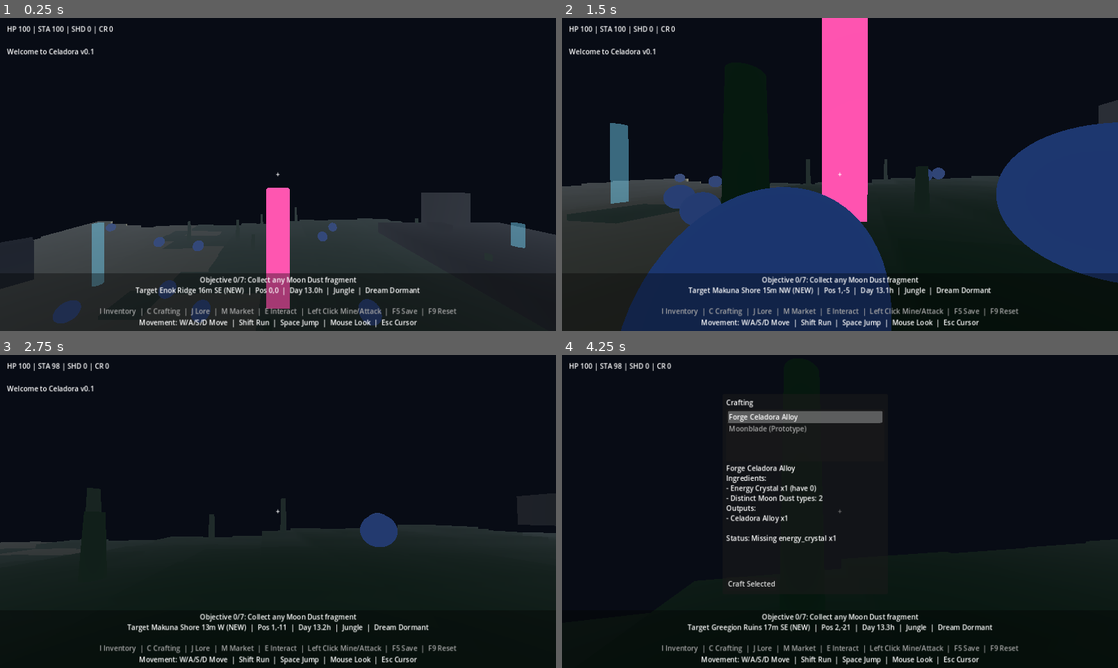
Above: before the commit, frames 1-4 (two rows, left to right).
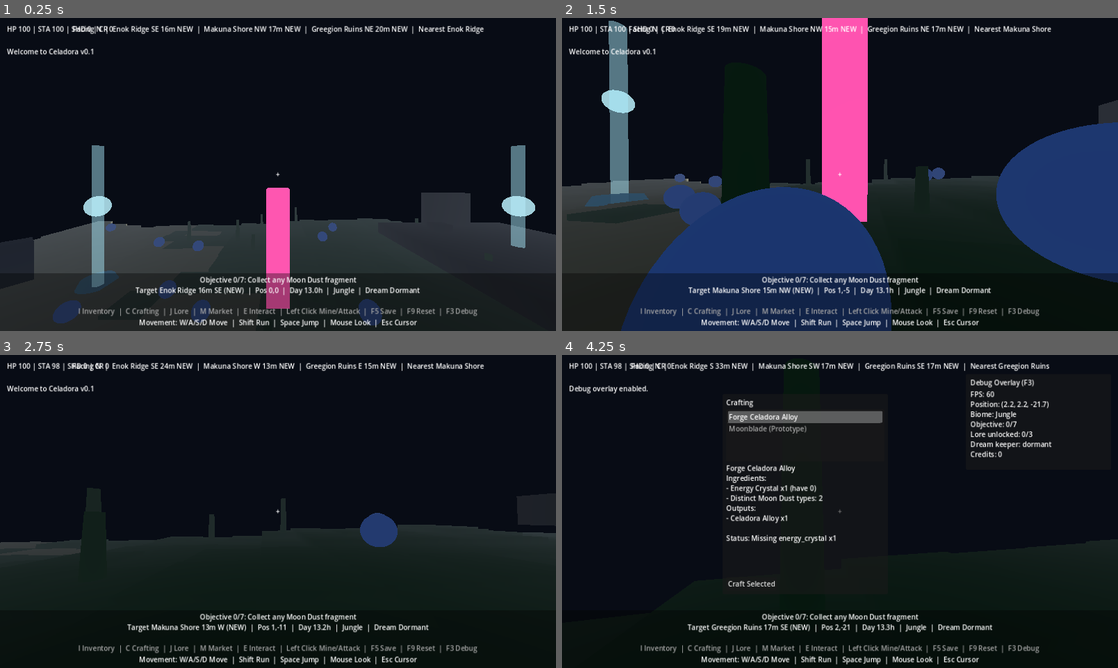
Above: after the commit, the same moments.

Repository: parisvega/Celadora
Game: Godot game, scene res://scenes/Main.tscn
Same seed, same stepped clock (60 frames per second), same inputs: the game is played once before the commit and once after it.
Inputs (mouse positions are in pixels of both pictures, inside the frame that each line leads up to):
- Up to frame 1 (0.25 s): no input
- Up to frame 2 (1.5 s): tap Enter at 0.5 s; move the mouse to (867, 174) at 0.52 s; hold Shift (run) 0.53-1.28 s; hold W (move_forward) from 0.53 s (still down); click (867, 174) at 0.67 s; tap Space (jump) at 0.77 s; move the mouse to (812, 174) at 1.27 s; tap E (interact) at 1.35 s
- Up to frame 3 (2.75 s): keep holding W (move_forward); tap Space (jump) at 1.52 s; tap Shift (run) at 1.55 s; move the mouse to (289, 505) at 2.02 s; hold Shift (run) from 2.03 s (still down); click (289, 505) at 2.1 s
- Up to frame 4 (4.25 s): keep holding W (move_forward); move the mouse to (834, 517) at 2.77 s; release Shift (run) at 2.78 s; tap Shift (run) at 2.85 s; click (834, 517) at 2.92 s; tap Space (jump) at 3.02, 3.77 s; move the mouse to (878, 514) at 3.52 s; hold Shift (run) from 3.53 s (still down); tap C (toggle_crafting) at 3.6 s; tap F3 (toggle_debug, bound only after the commit) at 4.15 s

The runs differ from the first frame. In frame 1, 3.8% of the frame differs, in the area x 13-97%, y 2-96%; in frame 2, 4.0%, in the area x 4-88%, y 0-96%; in frame 3, 1.8%; in frame 4, 3.0%.

Commit message:
Add compass, debug overlay, beacon polish, and event envelopes

Diff:
--- a/scenes/ui/HUD.tscn
+++ b/scenes/ui/HUD.tscn
@@ -23,6 +23,48 @@
 offset_top = 14.0
 offset_right = 540.0
 offset_bottom = 38.0
+text = ""
+
+[node name="CompassLabel" type="Label" parent="."]
+anchors_preset = 10
+anchor_left = 0.5
+anchor_right = 0.5
+offset_left = -360.0
+offset_top = 14.0
+offset_right = 360.0
+offset_bottom = 38.0
+grow_horizontal = 2
+horizontal_alignment = 1
+vertical_alignment = 1
+text = ""
+
+[node name="DebugPanel" type="Panel" parent="."]
+visible = false
+anchors_preset = 1
+anchor_left = 1.0
+anchor_right = 1.0
+offset_left = -350.0
+offset_top = 44.0
+offset_right = -16.0
+offset_bottom = 264.0
+grow_horizontal = 0
+
+[node name="DebugVBox" type="VBoxContainer" parent="DebugPanel"]
+anchors_preset = 15
+anchor_right = 1.0
+anchor_bottom = 1.0
+offset_left = 10.0
+offset_top = 8.0
+offset_right = -10.0
+offset_bottom = -8.0
+
+[node name="DebugTitle" type="Label" parent="DebugPanel/DebugVBox"]
+text = "Debug Overlay (F3)"
+
+[node name="DebugBody" type="RichTextLabel" parent="DebugPanel/DebugVBox"]
+bbcode_enabled = false
+fit_content = true
+scroll_active = false
 text = ""
 
 [node name="HelpLabel" type="Label" parent="."]
--- a/scenes/world/LocationMarker.tscn
+++ b/scenes/world/LocationMarker.tscn
@@ -1,30 +1,63 @@
-[gd_scene load_steps=5 format=3]
+[gd_scene load_steps=8 format=3]
 
 [ext_resource type="Script" path="res://scripts/world/location_marker.gd" id="1"]
 
 [sub_resource type="CylinderShape3D" id="1"]
 radius = 2.6
-height = 4.2
+height = 8.2
 
 [sub_resource type="CylinderMesh" id="2"]
 top_radius = 0.3
 bottom_radius = 0.3
-height = 4.0
+height = 9.0
 
 [sub_resource type="StandardMaterial3D" id="3"]
-albedo_color = Color(0.53, 0.86, 1, 0.45)
+albedo_color = Color(0.53, 0.86, 1, 0.48)
 emission_enabled = true
-emission = Color(0.34, 0.74, 1, 1)
+emission = Color(0.36, 0.75, 1, 1)
+transparency = 1
+shading_mode = 0
+
+[sub_resource type="SphereMesh" id="4"]
+radius = 0.62
+height = 1.24
+
+[sub_resource type="StandardMaterial3D" id="5"]
+albedo_color = Color(0.62, 0.9, 1, 0.9)
+emission_enabled = true
+emission = Color(0.66, 0.92, 1, 1)
+transparency = 1
+shading_mode = 0
+
+[sub_resource type="CylinderMesh" id="6"]
+top_radius = 0.85
+bottom_radius = 1.05
+height = 0.42
+
+[sub_resource type="StandardMaterial3D" id="7"]
+albedo_color = Color(0.22, 0.3, 0.36, 0.9)
+emission_enabled = true
+emission = Color(0.08, 0.2, 0.27, 1)
 transparency = 1
 
 [node name="LocationMarker" type="Area3D"]
 script = ExtResource("1")
 
 [node name="CollisionShape3D" type="CollisionShape3D" parent="."]
-position = Vector3(0, 2.1, 0)
+position = Vector3(0, 4.1, 0)
 shape = SubResource("1")
 
+[node name="BeaconBase" type="MeshInstance3D" parent="."]
+position = Vector3(0, 0.2, 0)
+mesh = SubResource("6")
+material_override = SubResource("7")
+
 [node name="BeaconMesh" type="MeshInstance3D" parent="."]
-position = Vector3(0, 2.0, 0)
+position = Vector3(0, 4.5, 0)
 mesh = SubResource("2")
 material_override = SubResource("3")
+
+[node name="TopOrb" type="MeshInstance3D" parent="."]
+position = Vector3(0, 5.1, 0)
+mesh = SubResource("4")
+material_override = SubResource("5")
--- a/scripts/controllers/player_controller.gd
+++ b/scripts/controllers/player_controller.gd
@@ -157,11 +157,16 @@
 	_attack_cd_left = attack_cooldown
 	var damage = base_damage * (1.0 + GameServices.inventory_service.get_modifier_value("damage_bonus", 0.0))
 	enemy.take_damage(damage)
-	GameServices.network_service.submit_combat_event({
-		"type": "player_attack",
+	var event_payload: Dictionary = {
 		"damage": damage,
-		"target": enemy.name
-	})
+		"target": enemy.name,
+		"player_position": [global_position.x, global_position.y, global_position.z]
+	}
+	var event_envelope: Dictionary = GameServices.network_service.wrap_client_event(
+		"combat.player_attack",
+		event_payload
+	)
+	GameServices.network_service.submit_combat_event(event_envelope)
 
 func receive_damage(amount: float) -> void:
 	if amount > 0.0:
@@ -233,6 +238,7 @@
 	_bind_action("toggle_market", KEY_M)
 	_bind_action("save_game", KEY_F5)
 	_bind_action("reset_progress", KEY_F9)
+	_bind_action("toggle_debug", KEY_F3)
 	_bind_action("toggle_mouse", KEY_ESCAPE)
 
 	if not InputMap.has_action("primary_action"):
--- a/scripts/services/marketplace_service.gd
+++ b/scripts/services/marketplace_service.gd
@@ -51,6 +51,14 @@
 			_listings.remove_at(i)
 		else:
 			_listings[i] = listing
+		var buy_event: Dictionary = _network_service.wrap_client_event("market.buy", {
+			"listing_id": listing_id,
+			"item_id": item_id,
+			"quantity": quantity,
+			"unit_price": unit_price,
+			"total": total
+		})
+		_network_service.submit_market_order(buy_event)
 		listings_updated.emit()
 		var result = {"ok": true, "reason": "Purchased %d x %s" % [quantity, item_id]}
 		transaction_completed.emit(result)
@@ -76,6 +84,13 @@
 		"seller": "Player"
 	}
 	_listings.append(listing)
+	var sell_event: Dictionary = _network_service.wrap_client_event("market.sell", {
+		"listing_id": listing["id"],
+		"item_id": item_id,
+		"quantity": quantity,
+		"unit_price": unit_price
+	})
+	_network_service.submit_market_order(sell_event)
 	listings_updated.emit()
 	var result = {"ok": true, "reason": "Listed %d x %s" % [quantity, item_id], "listing": listing}
 	transaction_completed.emit(result)
--- a/scripts/services/network/network_service.gd
+++ b/scripts/services/network/network_service.gd
@@ -1,4 +1,6 @@
 extends Node
+
+var _event_sequence: int = 0
 
 func connect_player(_profile: Dictionary) -> Dictionary:
 	return _not_implemented("connect_player")
@@ -15,5 +17,16 @@
 func submit_combat_event(_event_payload: Dictionary) -> Dictionary:
 	return _not_implemented("submit_combat_event")
 
+func wrap_client_event(event_type: String, payload: Dictionary, context: Dictionary = {}) -> Dictionary:
+	_event_sequence += 1
+	return {
+		"id": "evt_%d_%d" % [Time.get_ticks_msec(), _event_sequence],
+		"type": event_type,
+		"timestamp_unix_sec": Time.get_unix_time_from_system(),
+		"payload": payload.duplicate(true),
+		"context": context.duplicate(true),
+		"schema_version": "v0.1"
+	}
+
 func _not_implemented(method_name: String) -> Dictionary:
 	return {"ok": false, "error": "%s is not implemented." % method_name, "data": {}}
--- a/scripts/ui/hud_controller.gd
+++ b/scripts/ui/hud_controller.gd
@@ -2,6 +2,7 @@
 
 @onready var damage_flash: ColorRect = $DamageFlash
 @onready var stats_label: Label = $StatsLabel
+@onready var compass_label: Label = $CompassLabel
 @onready var objective_label: Label = $ObjectiveLabel
 @onready var world_status_label: Label = $WorldStatusLabel
 @onready var help_label: Label = $HelpLabel
@@ -13,6 +14,8 @@
 @onready var crafting_panel: Panel = $CraftingPanel
 @onready var lore_panel: Panel = $LoreJournalPanel
 @onready var marketplace_panel: Panel = $MarketplacePanel
+@onready var debug_panel: Panel = $DebugPanel
+@onready var debug_body: RichTextLabel = $DebugPanel/DebugVBox/DebugBody
 
 var _player: Node = null
 var _message_time_left: float = 0.0
@@ -23,6 +26,8 @@
 var _dream_keeper_spawner: Node = null
 var _damage_flash_alpha: float = 0.0
 var _all_objectives_announced: bool = false
+var _debug_overlay_visible: bool = false
+var _debug_refresh_left: float = 0.0
 
 const OBJECTIVE_ORDER = [
 	"collect_dust",
@@ -59,10 +64,13 @@
 func _ready() -> void:
 	add_to_group("hud")
 	crosshair.text = "+"
-	help_label.text = "I Inventory  |  C Crafting  |  J Lore  |  M Market  |  E Interact  |  Left Click Mine/Attack  |  F5 Save  |  F9 Reset"
+	help_label.text = "I Inventory  |  C Crafting  |  J Lore  |  M Market  |  E Interact  |  Left Click Mine/Attack  |  F5 Save  |  F9 Reset  |  F3 Debug"
 	movement_label.text = "Movement: W/A/S/D Move  |  Shift Run  |  Space Jump  |  Mouse Look  |  Esc Cursor"
+	compass_label.text = "Facing N"
 	objective_label.text = "Objective: Initializing..."
 	world_status_label.text = "World: ..."
+	debug_panel.visible = false
+	debug_body.text = ""
 	_set_all_panels_hidden()
 	_cache_world_refs()
 
@@ -103,10 +111,13 @@
 		toggle_panel("lore")
 	if Input.is_action_just_pressed("toggle_market"):
 		toggle_panel("market")
+	if Input.is_action_just_pressed("toggle_debug"):
+		_toggle_debug_overlay()
 
 	_update_stats_text()
 	_update_world_status(delta)
 	_update_damage_flash(delta)
+	_update_debug_overlay(delta)
 
 func toggle_panel(name: String) -> void:
 	match name:
@@ -311,6 +322,7 @@
 	var target_distance: int = int(nav.get("distance_m", 0))
 	var target_direction: String = str(nav.get("direction", "N"))
 	var target_state: String = "DONE" if bool(nav.get("unlocked", false)) else "NEW"
+	_update_compass_text(nav)
 
 	world_status_label.text = "Target %s %dm %s (%s)  |  Pos %.0f,%.0f  |  %s %.1fh  |  %s  |  Dream %s" % [
 		target_text,
@@ -334,6 +346,115 @@
 		return
 	if warnings.size() > 0:
 		push_message("Data loaded with warnings.")
+
+func _update_compass_text(current_nav: Dictionary) -> void:
+	if _player == null:
+		compass_label.text = "Facing N"
+		return
+
+	var forward: Vector3 = -_player.global_transform.basis.z
+	var facing: String = _cardinal_from_delta(Vector2(forward.x, forward.z))
+
+	var parts: Array[String] = []
+	parts.append("Facing %s" % facing)
+	for location_id in LORE_ROUTE:
+		var location: Dictionary = GameServices.data_service.get_location(location_id)
+		if location.is_empty():
+			continue
+		var position_values: Array = location.get("position", [])
+		if position_values.size() != 3:
+			continue
+		var target: Vector3 = Vector3(
+			float(position_values[0]),
+			float(position_values[1]),
+			float(position_values[2])
+		)
+		var planar_delta: Vector2 = Vector2(
+			target.x - _player.global_position.x,
+			target.z - _player.global_position.z
+		)
+		var direction: String = _cardinal_from_delta(planar_delta)
+		var distance_m: int = int(round(planar_delta.length()))
+		var is_unlocked: bool = GameServices.lore_journal_service.is_unlocked(location_id)
+		var marker_state: String = "DONE" if is_unlocked else "NEW"
+		parts.append("%s %s %dm %s" % [
+			str(LOCATION_SHORT_NAMES.get(location_id, location_id)),
+			direction,
+			distance_m,
+			marker_state
+		])
+
+	if current_nav.has("id"):
+		var nav_id: String = str(current_nav.get("id", ""))
+		if nav_id != "none":
+			parts.append("Nearest %s" % str(current_nav.get("name", nav_id)))
+
+	compass_label.text = _join_parts(parts, "  |  ")
+
+func _toggle_debug_overlay() -> void:
+	_debug_overlay_visible = not _debug_overlay_visible
+	debug_panel.visible = _debug_overlay_visible
+	if _debug_overlay_visible:
+		_debug_refresh_left = 0.0
+		push_message("Debug overlay enabled.")
+	else:
+		push_message("Debug overlay disabled.")
+
+func _update_debug_overlay(delta: float) -> void:
+	if not _debug_overlay_visible:
+		return
+	_debug_refresh_left -= delta
+	if _debug_refresh_left > 0.0:
+		return
+	_debug_refresh_left = 0.2
+	if _player == null:
+		debug_body.text = "Waiting for player..."
+		return
+
+	var objective_done: int = 0
+	for objective_id in OBJECTIVE_ORDER:
+		if bool(_objective_state.get(objective_id, false)):
+			objective_done += 1
+
+	var dream_text: String = "n/a"
+	if _dream_keeper_spawner != null and _dream_keeper_spawner.has_method("get_status"):
+		var dream_status: Dictionary = _dream_keeper_spawner.get_status()
+		if bool(dream_status.get("active", false)):
+			dream_text = "present"
+		elif bool(dream_status.get("is_night", false)):
+			var eta: float = float(dream_status.get("eta_sec", -1.0))
+			dream_text = "eta %ds" % int(max(0.0, eta))
+		else:
+			dream_text = "dormant"
+
+	var biome_text: String = "Unknown"
+	if _world_spawner != null and _world_spawner.has_method("get_biome_name_at_position"):
+		biome_text = str(_world_spawner.get_biome_name_at_position(
+			_player.global_position.x,
+			_player.global_position.z
+		))
+
+	var lines: Array[String] = []
+	lines.append("FPS: %d" % int(round(Engine.get_frames_per_second())))
+	lines.append("Position: (%.1f, %.1f, %.1f)" % [
+		_player.global_position.x,
+		_player.global_position.y,
+		_player.global_position.z
+	])
+	lines.append("Biome: %s" % biome_text)
+	lines.append("Objective: %d/%d" % [objective_done, OBJECTIVE_ORDER.size()])
+	lines.append("Lore unlocked: %d/3" % GameServices.lore_journal_service.get_unlocked_ids().size())
+	lines.append("Dream keeper: %s" % dream_text)
+	lines.append("Credits: %d" % GameServices.inventory_service.credits)
+	debug_body.text = _join_parts(lines, "\n")
+
+func _join_parts(parts: Array[String], separator: String) -> String:
+	if parts.is_empty():
+		return ""
+	var joined: String = parts[0]
+	for i in range(1, parts.size()):
+		joined += separator + parts[i]
+	return joined
 
 func _on_player_damaged(amount: float) -> void:
 	_damage_flash_alpha = clamp(_damage_flash_alpha + (0.12 + amount * 0.01), 0.0, 0.52)
--- a/scripts/world/location_marker.gd
+++ b/scripts/world/location_marker.gd
@@ -2,10 +2,30 @@
 
 @export var location_id: String = ""
 
+@onready var beacon_mesh: MeshInstance3D = $BeaconMesh
+@onready var top_orb: MeshInstance3D = $TopOrb
+
 var _triggered: bool = false
+var _pulse_time: float = 0.0
+var _last_visual_refresh_at: float = -10.0
+var _is_unlocked_cached: bool = false
 
 func _ready() -> void:
+	add_to_group("location_marker")
 	body_entered.connect(_on_body_entered)
+	_ensure_runtime_materials()
+	_apply_state_visual(true)
+
+func _process(delta: float) -> void:
+	_pulse_time += delta
+	var shaft_pulse: float = 1.0 + sin(_pulse_time * 2.0) * 0.08
+	beacon_mesh.scale = Vector3(1.0, shaft_pulse, 1.0)
+	top_orb.scale = Vector3.ONE * (1.0 + sin(_pulse_time * 3.1) * 0.12)
+	top_orb.position.y = 5.1 + sin(_pulse_time * 1.7) * 0.14
+
+	if _pulse_time - _last_visual_refresh_at > 0.5:
+		_last_visual_refresh_at = _pulse_time
+		_apply_state_visual(false)
 
 func _on_body_entered(body: Node) -> void:
 	if _triggered:
@@ -19,3 +39,47 @@
 		var hud = get_tree().get_first_node_in_group("hud")
 		if hud:
 			hud.push_message("Lore unlocked: %s" % title)
+	_apply_state_visual(true)
+
+func _ensure_runtime_materials() -> void:
+	if beacon_mesh.material_override == null:
+		beacon_mesh.material_override = StandardMaterial3D.new()
+	else:
+		beacon_mesh.material_override = beacon_mesh.material_override.duplicate(true)
+	if top_orb.material_override == null:
+		top_orb.material_override = StandardMaterial3D.new()
+	else:
+		top_orb.material_override = top_orb.material_override.duplicate(true)
+
+func _apply_state_visual(force: bool) -> void:
+	var unlocked: bool = false
+	if GameServices.lore_journal_service != null:
+		unlocked = GameServices.lore_journal_service.is_unlocked(location_id)
+	if not force and unlocked == _is_unlocked_cached:
+		return
+	_is_unlocked_cached = unlocked
+
+	var shaft_material: StandardMaterial3D = beacon_mesh.material_override as StandardMaterial3D
+	var orb_material: StandardMaterial3D = top_orb.material_override as StandardMaterial3D
+	if shaft_material == null or orb_material == null:
+		return
+
+	var shaft_color: Color = Color(0.53, 0.86, 1.0, 0.48)
+	var orb_color: Color = Color(0.6, 0.9, 1.0, 0.85)
+	if unlocked:
+		shaft_color = Color(0.52, 0.94, 0.58, 0.5)
+		orb_color = Color(0.67, 1.0, 0.72, 0.9)
+
+	shaft_material.transparency = BaseMaterial3D.TRANSPARENCY_ALPHA
+	shaft_material.albedo_color = shaft_color
+	shaft_material.emission_enabled = true
+	shaft_material.emission = shaft_color * 1.35
+	shaft_material.roughness = 0.2
+	shaft_material.shading_mode = BaseMaterial3D.SHADING_MODE_UNSHADED
+
+	orb_material.transparency = BaseMaterial3D.TRANSPARENCY_ALPHA
+	orb_material.albedo_color = orb_color
+	orb_material.emission_enabled = true
+	orb_material.emission = orb_color * 1.45
+	orb_material.roughness = 0.05
+	orb_material.shading_mode = BaseMaterial3D.SHADING_MODE_UNSHADED
Not shown, changed: README.md
Not shown, changed: docs/agent_playbook.md
Not shown, changed: docs/architecture.md
